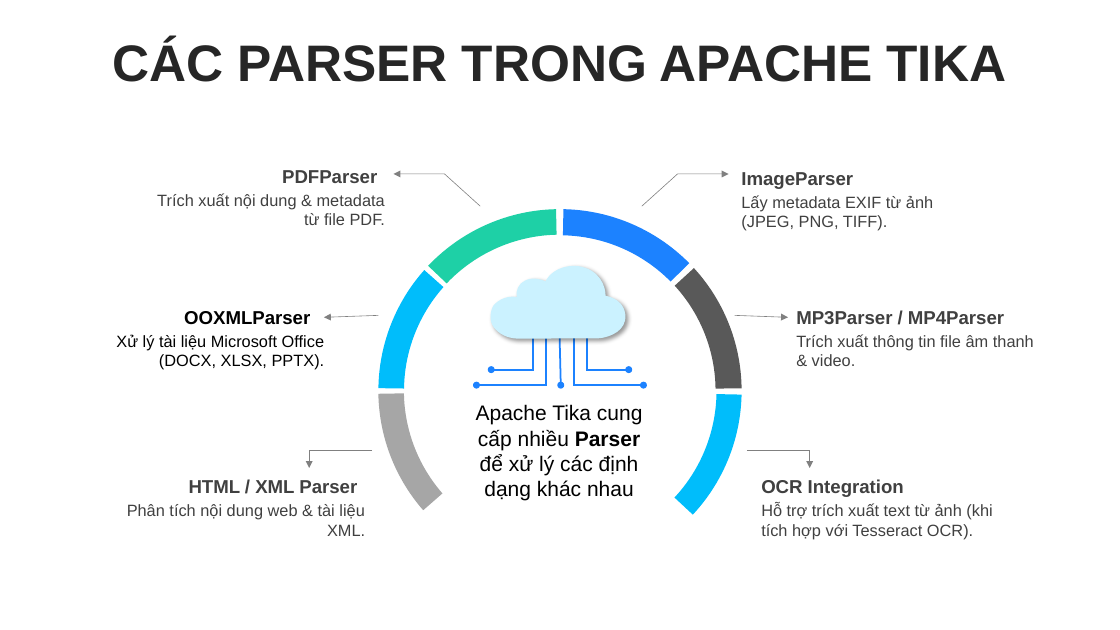
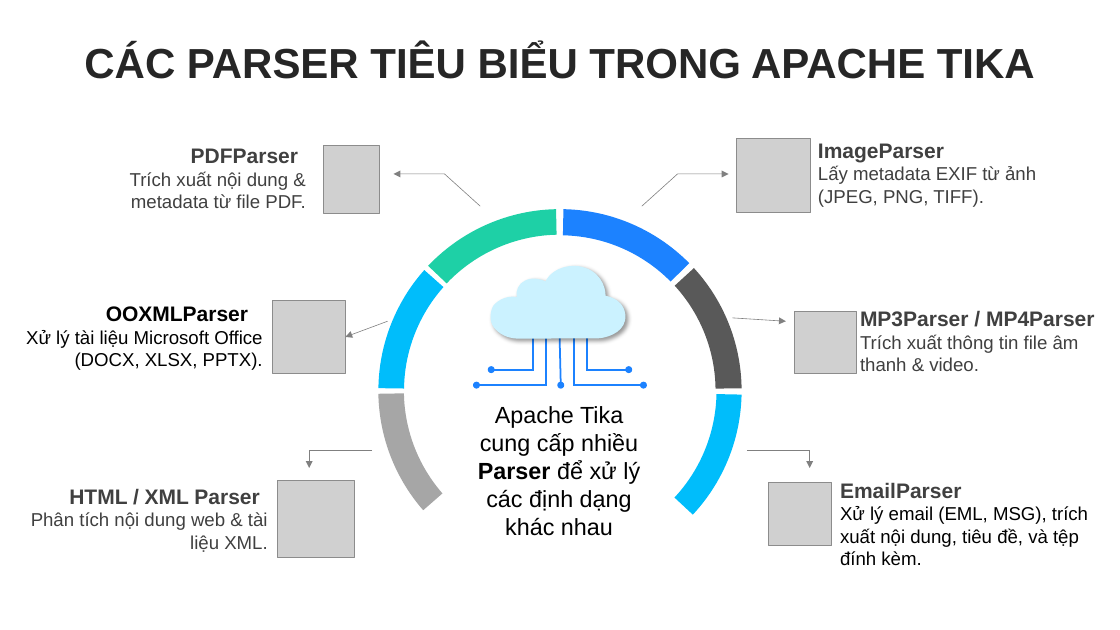
Before and after one commit to dexter826/tika_demo, a slide deck: slide 6 of Report_ApacheTika.pptx (slide 5 before the commit). Drawn at 1120x630 pixels with LibreOffice and Linux fonts; fonts in the diff are those of the drawing; grey boxes stand for pictures. Boxes give left, top, right and bottom in pixels: in the first picture for what was removed or moved away, otherwise in the second. Text is boxed around its words. In the diff, an @@ line names an element or a change of style, - is before the commit and + after.

```diff
--- a/Report_ApacheTika.pptx
+++ b/Report_ApacheTika.pptx
@@ text at [84, 44, 1035, 79]: text changed; size 44 to 36 pt @@
-CÁC PARSER TRONG APACHE TIKA
+CÁC PARSER TIÊU BIỂU TRONG APACHE TIKA
@@ text "PDFParser": place and size @@
-text "PDFParser" at [282, 170, 377, 183]
+text "PDFParser" at [191, 148, 298, 163]
@@ picture added at [323, 145, 379, 214] @@
@@ picture added at [737, 139, 812, 213] @@
@@ size 16 to 18 pt in 5 elements at [860, 311, 1095, 326], [106, 306, 248, 322], [69, 489, 259, 504], [191, 148, 298, 163], [818, 143, 944, 162] @@
@@ text "ImageParser": place and size @@
-text "ImageParser" at [741, 172, 853, 189]
+text "ImageParser" at [818, 143, 944, 162]
@@ text "Trích xuất nội dung & ...": place and size @@
-text "Trích xuất nội dung & ..." at [157, 193, 385, 225]
+text "Trích xuất nội dung & ..." at [130, 171, 305, 208]
@@ size 14 to 16 pt in 5 elements at [26, 330, 263, 370], [860, 335, 1079, 371], [130, 171, 305, 208], [31, 512, 268, 552], [818, 166, 1036, 207] @@
@@ text "Lấy metadata EXIF từ ảnh ...": place and size @@
-text "Lấy metadata EXIF từ ảnh ..." at [741, 195, 933, 231]
+text "Lấy metadata EXIF từ ảnh ..." at [818, 166, 1036, 207]
@@ text "OOXMLParser": place and size @@
-text "OOXMLParser" at [184, 311, 310, 325]
+text "OOXMLParser" at [106, 306, 248, 322]
@@ text "Xử lý tài liệu Microsoft ...": place and size @@
-text "Xử lý tài liệu Microsoft ..." at [116, 334, 325, 370]
+text "Xử lý tài liệu Microsoft ..." at [26, 330, 263, 370]
@@ picture added at [273, 301, 346, 374] @@
@@ arrow moved from (378, 315) - (324, 318) to (387, 321) - (345, 337) @@
@@ arrow moved from (735, 315) - (788, 318) to (733, 318) - (786, 321) @@
@@ picture added at [795, 312, 857, 374] @@
@@ text "MP3Parser / MP4Parser": place and size @@
-text "MP3Parser / MP4Parser" at [796, 311, 1004, 324]
+text "MP3Parser / MP4Parser" at [860, 311, 1095, 326]
@@ text "Trích xuất thông tin file ...": place and size @@
-text "Trích xuất thông tin file ..." at [796, 334, 1034, 366]
+text "Trích xuất thông tin file ..." at [860, 335, 1079, 371]
@@ text "Apache Tika cung cấp nhiều ..." at [478, 406, 640, 536]: size 18 to 20 pt @@
@@ text "HTML / XML Parser": place and size @@
-text "HTML / XML Parser" at [189, 480, 357, 493]
+text "HTML / XML Parser" at [69, 489, 259, 504]
@@ text "Phân tích nội dung web ...": place and size @@
-text "Phân tích nội dung web ..." at [127, 504, 365, 536]
+text "Phân tích nội dung web ..." at [31, 512, 268, 552]
@@ picture added at [277, 481, 355, 558] @@
@@ picture added at [769, 482, 832, 545] @@
@@ text at [840, 506, 1088, 566]: text changed; size 14 to 16 pt; text colour #404040 to #000000 @@
-Hỗ trợ trích xuất text từ ảnh (khi tích hợp với Tesseract OCR).
+Xử lý email (EML, MSG), trích xuất nội dung, tiêu đề, và tệp đính kèm.
@@ text at [840, 482, 961, 498]: text changed; size 16 to 18 pt @@
-OCR Integration
+EmailParser
```
Also in this commit, not shown: 6 other slides changed, 2 slides added, 1 slide removed, 2 other files.
